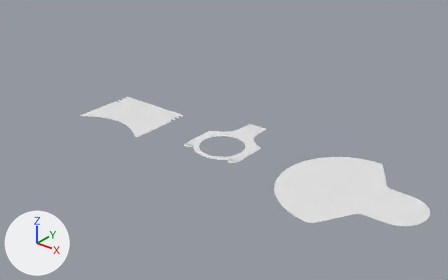
What one commit did to the Blender file assets/assets.blend.
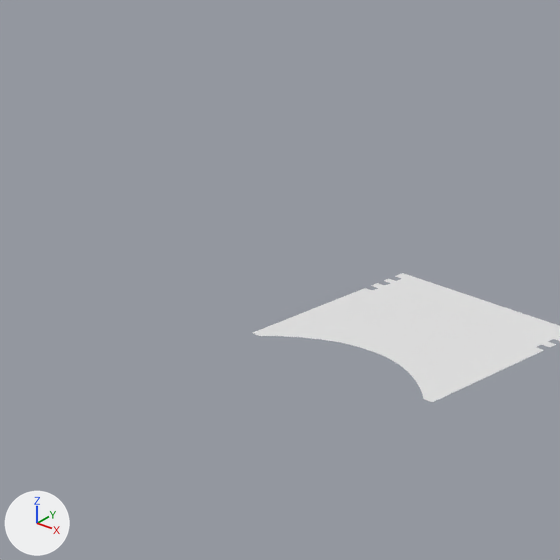
Each version appears first whole from a 50 mm lens placed at (4.59, -9.59, 6.11), pointed at (-3.87, 0.98, -0.45), and next in a close-up on the part from 0% to 40% of the width and 4% to 67% of the height. Arrows for +X, +Y and +Z are at lower left; the lights stay in place.

Objects in the first close-up: 'Piston'.
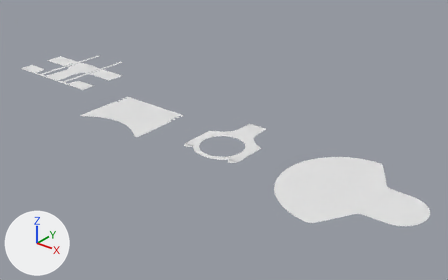
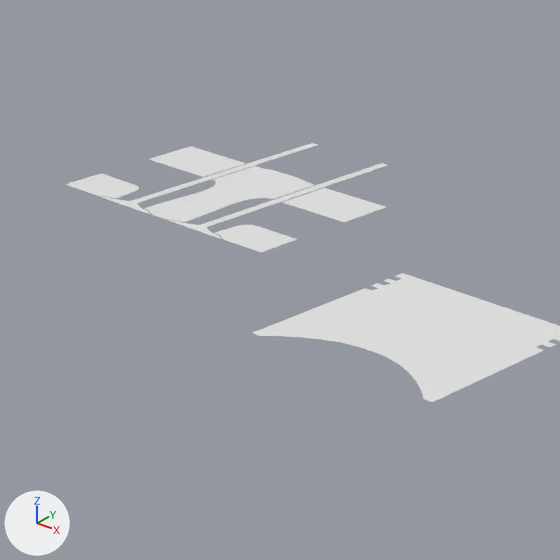
Where the change shows, as pixel boxes [x1, y1, x2, y2] in the close-ups (560 x 560 px):
'CylinderHead', added: after [66, 146, 385, 252]
'Valve.001', added: after [168, 163, 387, 239]
'Valve', added: after [99, 143, 318, 214]

What the commit changed:
Mesh me_plane_005 is new.
It has 42 vertices, 29 faces and spans x -0.39..0.0, y 0.0..2.28, z 0.0.
Mesh me_plane_001 is new.
It has 196 vertices, 147 faces and spans x -1.406..0.0, y 0.0..1.491, z 0.0.
Object 'Valve.001' (ob_valve_001) is new; it shows me_plane_005.
Its location is (-9.124, 0.295, 0.0).
It gains a MIRROR modifier named 'Mirror'.
It gains a SUBSURF modifier named 'Subdivision'.
Modifier setting: levels = 2.
Object 'Valve' (ob_valve) is new; it shows a copy of me_plane_005.
Its location is (-10.124, 0.295, 0.0).
It gains a MIRROR modifier named 'Mirror'.
It gains a SUBSURF modifier named 'Subdivision'.
Modifier setting: levels = 2.
Object 'CylinderHead' (ob_cylinderhead) is new; it shows me_plane_001.
Its location is (-9.623, 0.301, 0.0).
It gains a MIRROR modifier named 'Mirror'.
It gains a SUBSURF modifier named 'Subdivision'.
Modifier setting: levels = 2.
